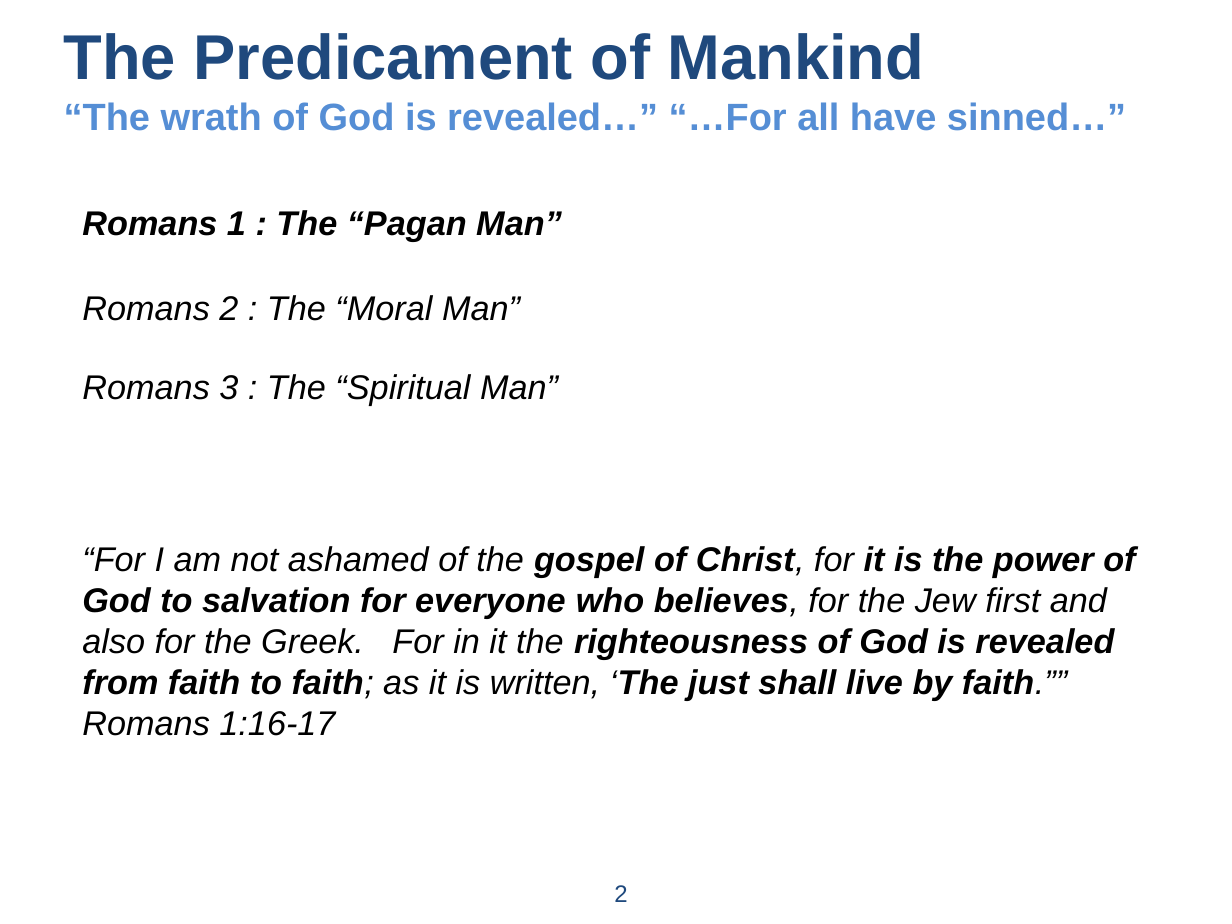
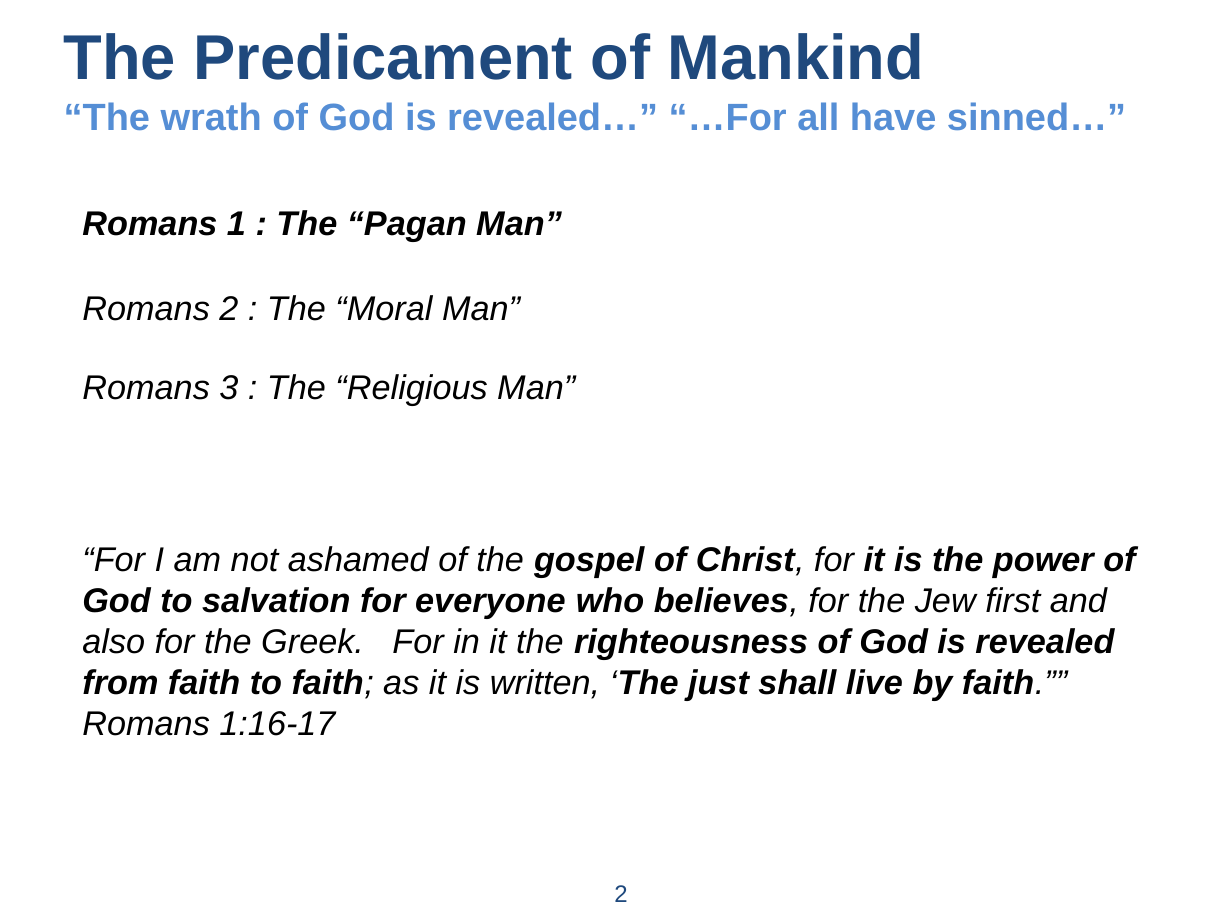
Before and after one commit to UsefulEngines/EvangelismPublic, a slide deck: slide 2 of 2026-Q2/1-TheNaturalMan/2026-04-12-Romans-TheNaturalMan.pptx. Drawn at 1232x924 pixels with LibreOffice and Linux fonts; fonts in the diff are those of the drawing. Boxes give left, top, right and bottom in pixels: in the first picture for what was removed or moved away, otherwise in the second. Text is boxed around its words. In the diff, an @@ line names an element or a change of style, - is before the commit and + after.

```diff
--- a/2026-Q2/1-TheNaturalMan/2026-04-12-Romans-TheNaturalMan.pptx
+++ b/2026-Q2/1-TheNaturalMan/2026-04-12-Romans-TheNaturalMan.pptx
@@ text at box(82, 374, 575, 406): text changed @@
-Romans 3 : The “Spiritual Man”
+Romans 3 : The “Religious Man”
```
Also in this commit, not shown: 1 other slide changed, 6 other files.
